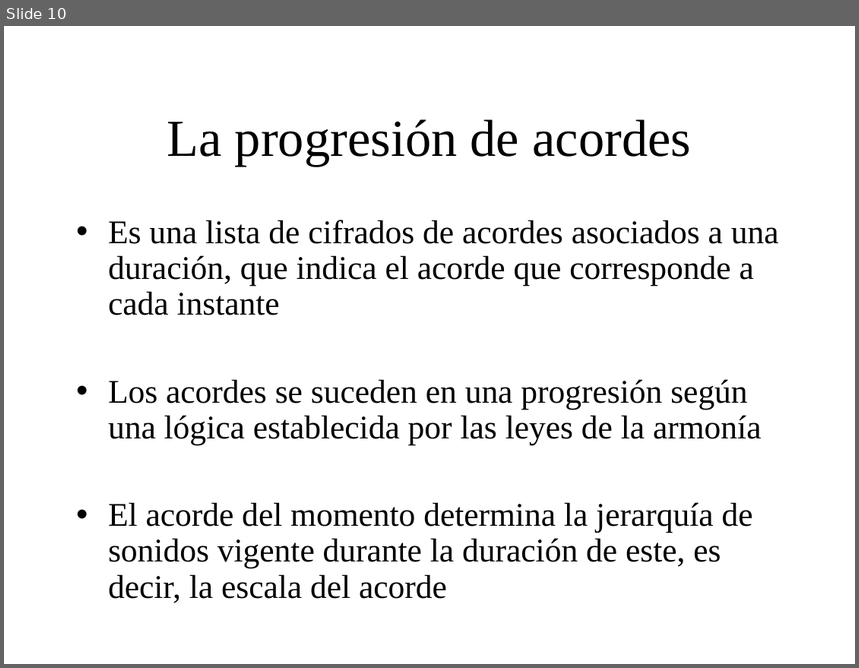
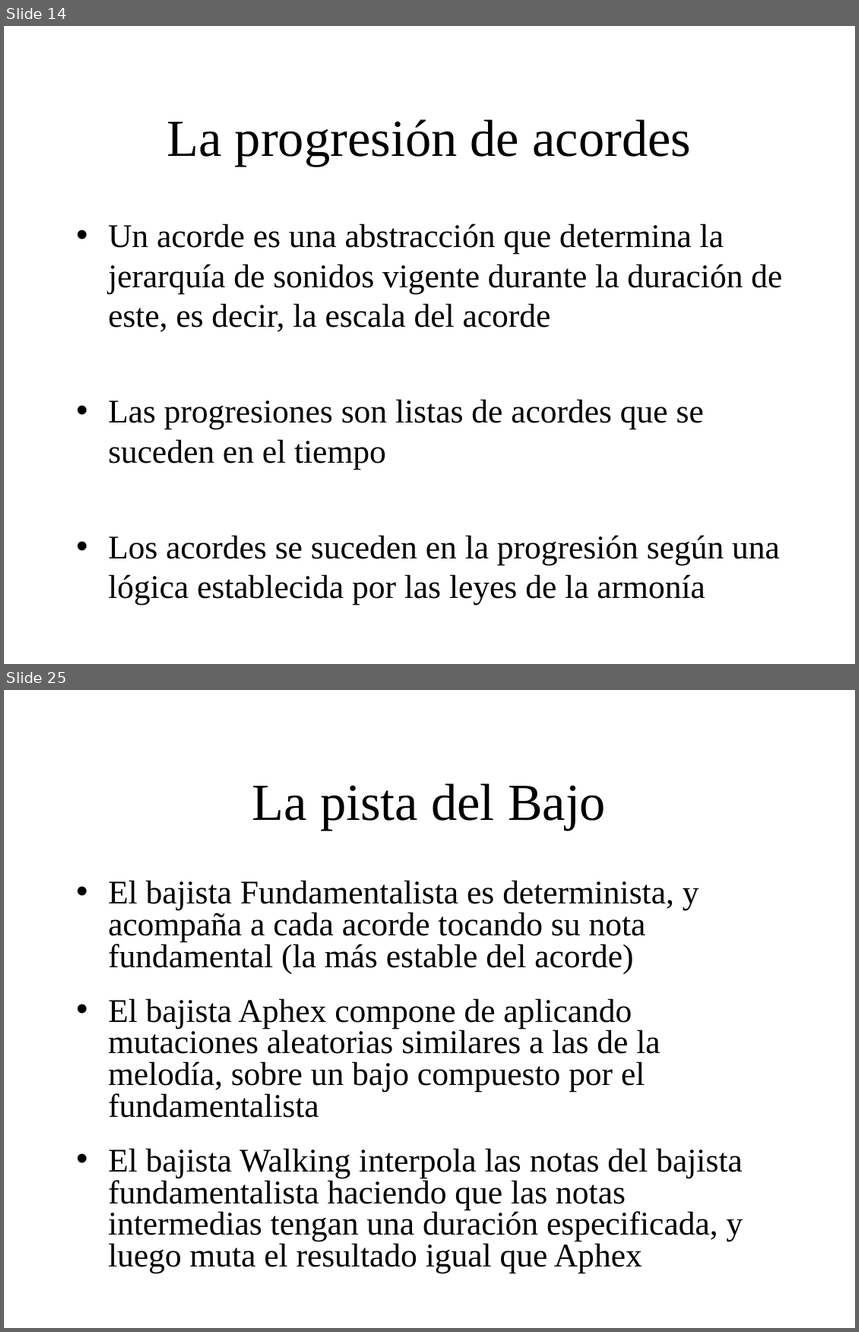
Before and after one commit to BackupTheBerlios/genaro, a slide deck: Documentos/MemoriaSSII/presentacion_proyecto.ppt. Shown one above the other, each under a label of ours: slide 10 before the commit, slides 14 and 25 after it; the slides between them are not shown. The pictures are 859x668 and 859x1332 pixels, drawn with LibreOffice and Linux fonts; fonts in the diff are those of the drawing; background and template pictures are left out. Boxes give left, top, right and bottom in pixels: in the first picture for what was removed or moved away, otherwise in the second. Text is boxed around its words. In the diff, an @@ line names an element or a change of style, - is before the commit and + after.

```diff
--- a/Documentos/MemoriaSSII/presentacion_proyecto.ppt
+++ b/Documentos/MemoriaSSII/presentacion_proyecto.ppt
@@ slide 25 added at (x1=4, y1=690, x2=855, y2=1328), background picture (left out) @@
@@ title added at (x1=253, y1=783, x2=606, y2=831), 44 pt, text #000000 @@
+La pista del Bajo
@@ text added at (x1=108, y1=880, x2=743, y2=1274), 28 pt, text #000000 @@
+• El bajista Fundamentalista es determinista, y acompaña a cada acorde tocando su nota fundamental (la más estable del acorde)
+• El bajista Aphex compone de aplicando mutaciones aleatorias similares a las de la melodía, sobre un bajo compuesto por el fundamentalista
+• El bajista Walking interpola las notas del bajista fundamentalista haciendo que las notas intermedias tengan una duración especificada, y luego muta el resultado igual que Aphex
@@ what was slide 10 is now slide 14 @@
@@ slide 14 changed as well @@
@@ text at (x1=108, y1=224, x2=782, y2=605): text changed @@
-• Es una lista de cifrados de acordes asociados a una duración, que indica el acorde que corresponde a cada instante
-• Los acordes se suceden en una progresión según una lógica establecida por las leyes de la armonía
-• El acorde del momento determina la jerarquía de sonidos vigente durante la duración de este, es decir, la escala del acorde
+• Un acorde es una abstracción que determina la jerarquía de sonidos vigente durante la duración de este, es decir, la escala del acorde
+• Las progresiones son listas de acordes que se suceden en el tiempo
+• Los acordes se suceden en la progresión según una lógica establecida por las leyes de la armonía
```
Also in this commit, not shown: 7 other slides changed, 16 other slides added, 1 slide removed.
